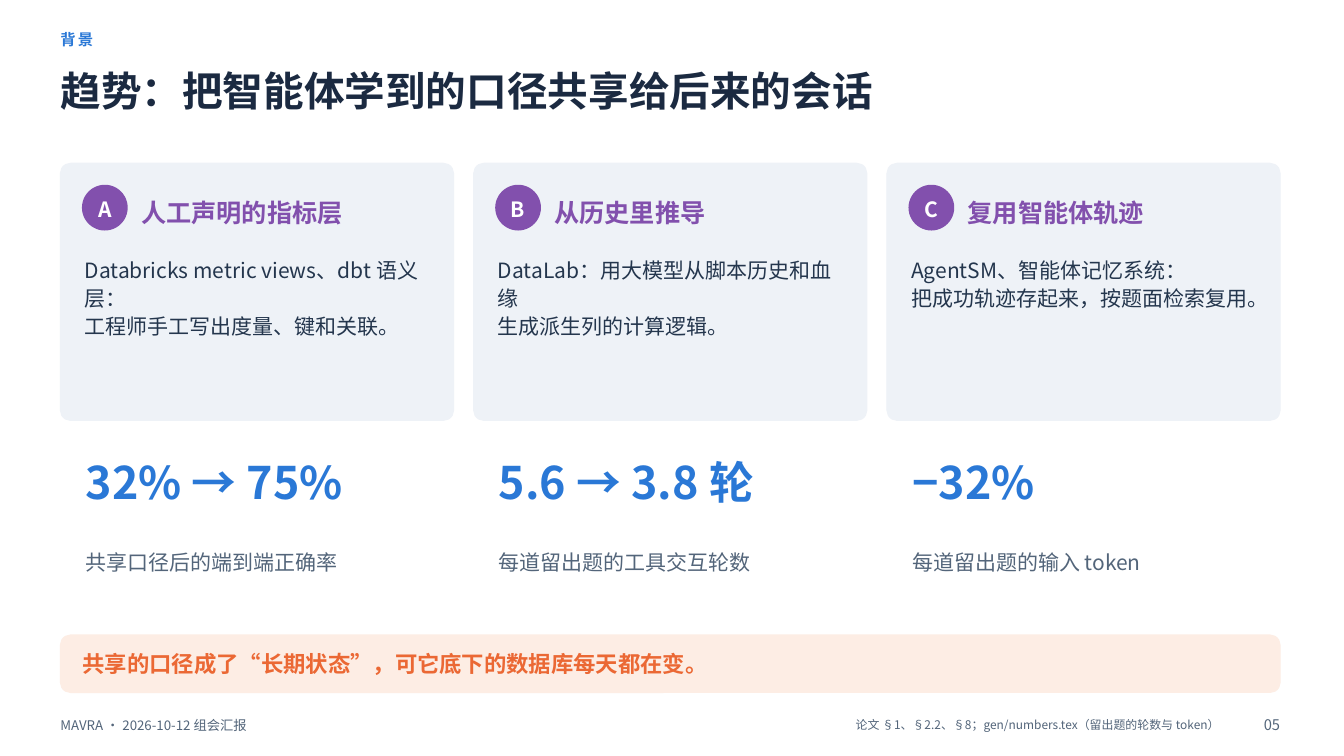
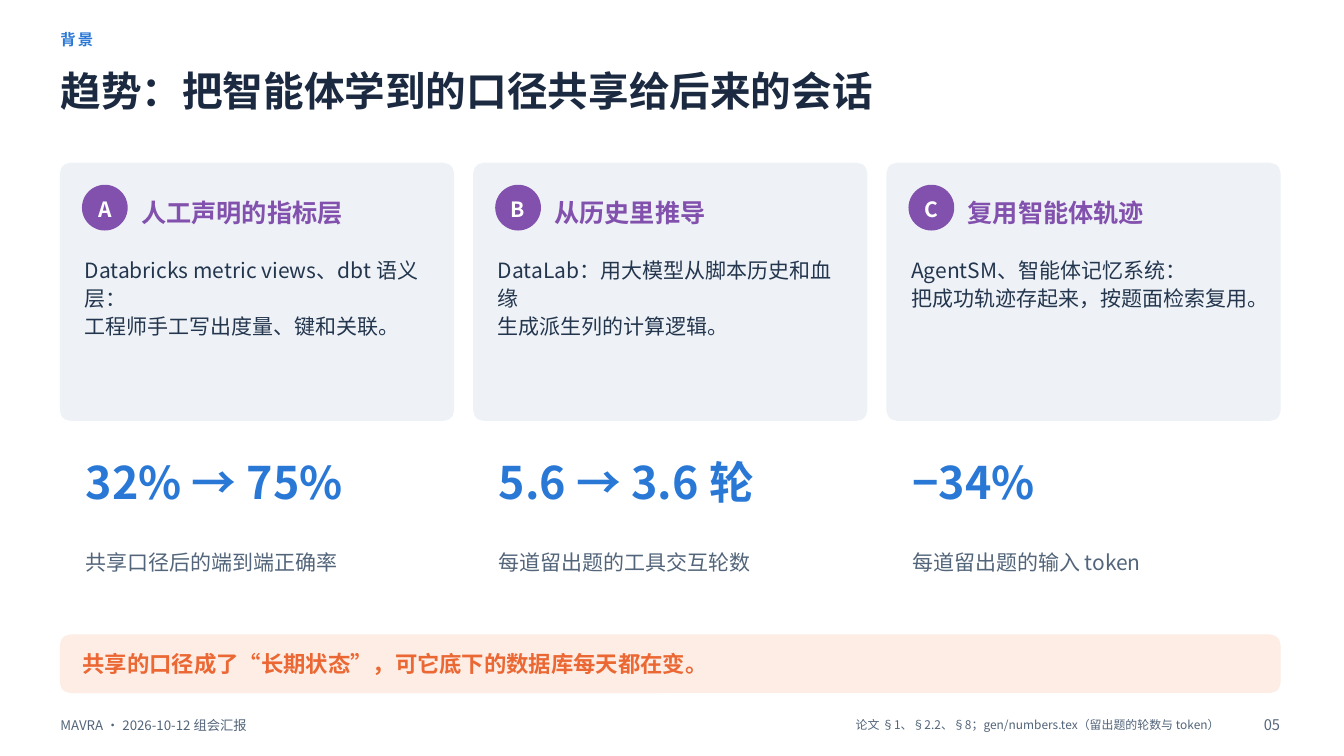
Before and after one commit to mmmttt000045/agent4db-adapter, a slide deck: slide 5 of docs/mavra-report-2026-10-12.pptx. Drawn at 1344x756 pixels with LibreOffice and Linux fonts; fonts in the diff are those of the drawing. Boxes give left, top, right and bottom in pixels: in the first picture for what was removed or moved away, otherwise in the second. Text is boxed around its words. In the diff, an @@ line names an element or a change of style, - is before the commit and + after.

```diff
--- a/docs/mavra-report-2026-10-12.pptx
+++ b/docs/mavra-report-2026-10-12.pptx
@@ text at (499,461,754,503): text changed @@
-5.6 → 3.8 轮
+5.6 → 3.6 轮
@@ text at (912,465,1034,500): text changed @@
-−32%
+−34%
```
Also in this commit, not shown: 4 other slides changed, 2 other files.
